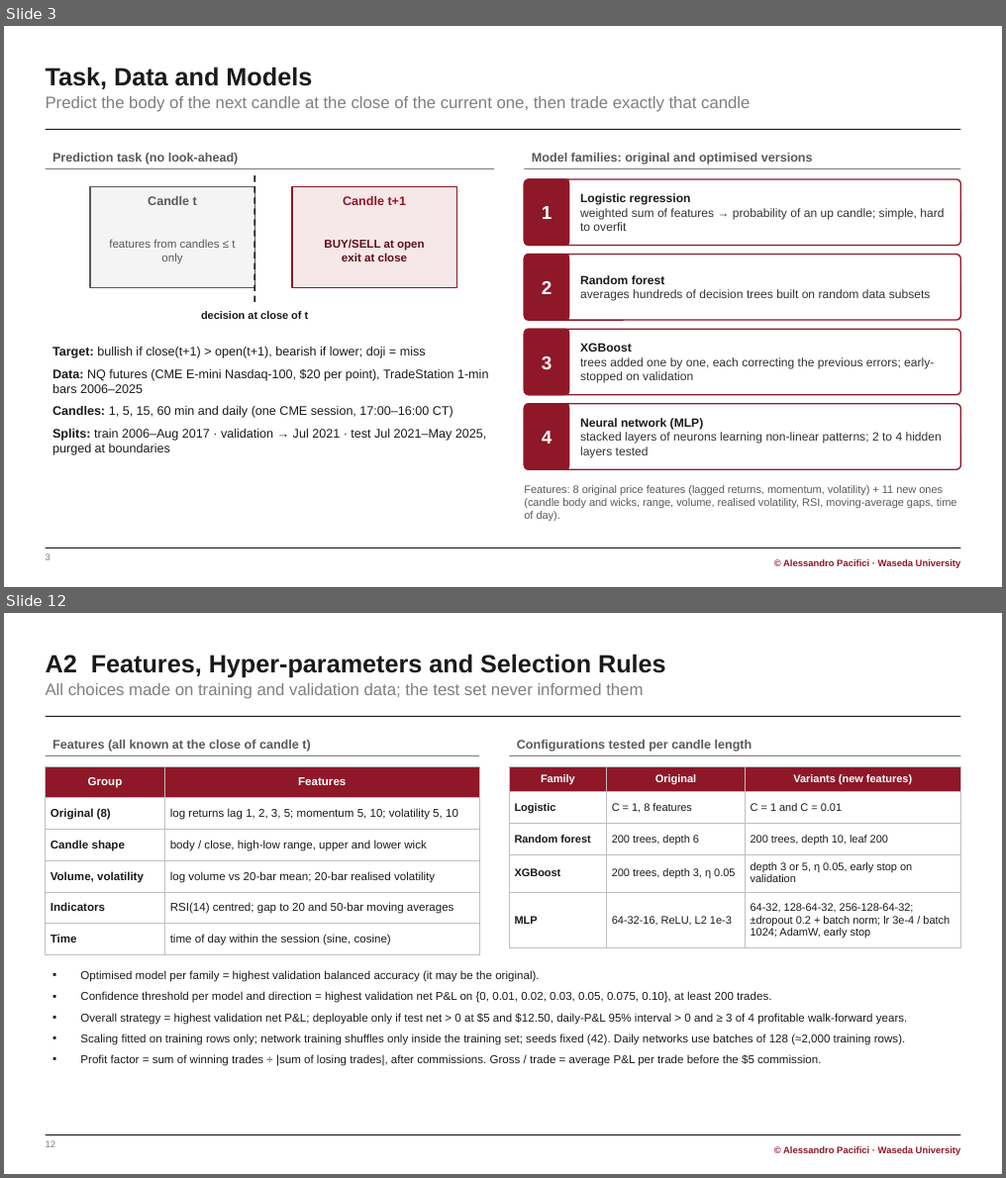
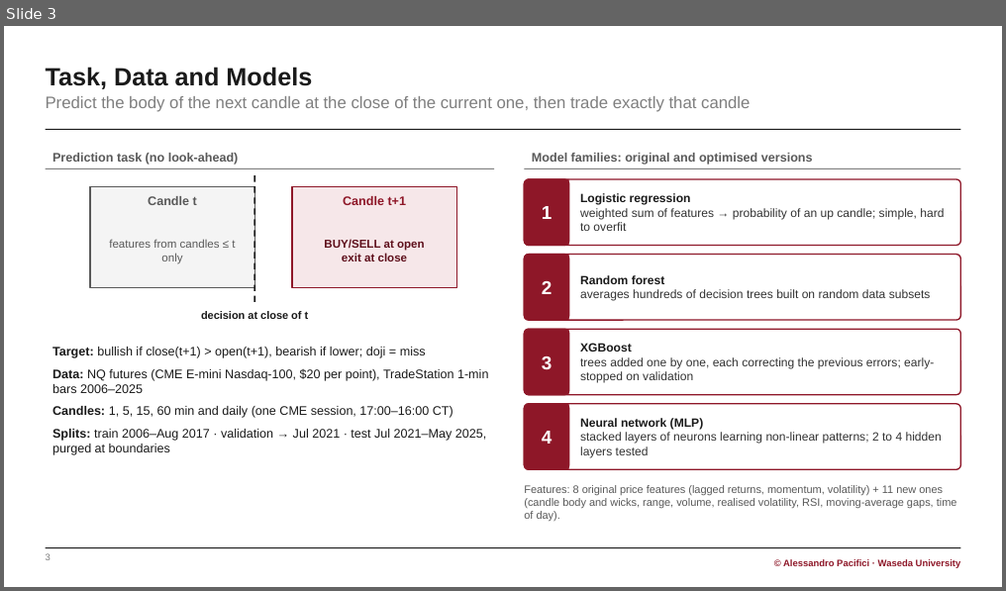
Before and after one commit to Paciooo/Project_ai_ML_bigdata, a slide deck: presentation/NQ_final_report.pptx. Shown one above the other, each under a label of ours: slides 3 and 12 before the commit, slide 3 after it; the slides between them are not shown. The pictures are 1006x1178 and 1006x591 pixels, drawn with LibreOffice and Linux fonts; fonts in the diff are those of the drawing. Boxes give left, top, right and bottom in pixels: in the first picture for what was removed or moved away, otherwise in the second. Text is boxed around its words. In the diff, an @@ line names an element or a change of style, - is before the commit and + after.

```diff
--- a/presentation/NQ_final_report.pptx
+++ b/presentation/NQ_final_report.pptx
@@ slide 12 removed at (x1=4, y1=613, x2=1002, y2=1174), background #FFFFFF; not listed: 3 template elements that a slide beside it also shows @@
@@ title removed at (x1=46, y1=654, x2=666, y2=678) @@
-A2 Features, Hyper-parameters and Selection Rules
@@ text removed at (x1=46, y1=683, x2=643, y2=699) @@
-All choices made on training and validation data; the test set never informed them
@@ line removed from (46, 756) to (479, 756) @@
@@ text removed at (x1=53, y1=740, x2=310, y2=752) @@
-Features (all known at the close of candle t)
@@ line removed from (509, 756) to (960, 756) @@
@@ text removed at (x1=517, y1=740, x2=752, y2=752) @@
-Configurations tested per candle length
@@ table removed at (x1=46, y1=766, x2=479, y2=950), 6 rows, 2 columns @@
-Group | Features
-Original (8) | log returns lag 1, 2, 3, 5; momentum 5, 10; volatility 5, 10
-Candle shape | body / close, high-low range, upper and lower wick
-Volume, volatility | log volume vs 20-bar mean; 20-bar realised volatility
-Indicators | RSI(14) centred; gap to 20 and 50-bar moving averages
-Time | time of day within the session (sine, cosine)
@@ table removed at (x1=509, y1=766, x2=960, y2=942), 5 rows, 3 columns @@
-Family | Original | Variants (new features)
-Logistic | C = 1, 8 features | C = 1 and C = 0.01
-Random forest | 200 trees, depth 6 | 200 trees, depth 10, leaf 200
-XGBoost | 200 trees, depth 3, η 0.05 | depth 3 or 5, η 0.05, early stop on validation
-MLP | 64-32-16, ReLU, L2 1e-3 | 64-32, 128-64-32, 256-128-64-32; ±dropout 0.2 + batch norm; lr 3e-4 / batch 1024; AdamW, early stop
@@ text removed at (x1=80, y1=970, x2=907, y2=1066) @@
-▪ Optimised model per family = highest validation balanced accuracy (it may be the original).
-▪ Confidence threshold per model and direction = highest validation net P&L on {0, 0.01, 0.02, 0.03, 0.05, 0.075, 0.10}, at least 200 trades.
-▪ Overall strategy = highest validation net P&L; deployable only if test net > 0 at $5 and $12.50, daily-P&L 95% interval > 0 and ≥ 3 of 4 profitable walk-forward years.
-▪ Scaling fitted on training rows only; network training shuffles only inside the training set; seeds fixed (42). Daily networks use batches of 128 (≈2,000 training rows).
-▪ Profit factor = sum of winning trades ÷ |sum of losing trades|, after commissions. Gross / trade = average P&L per trade before the $5 commission.
@@ page number removed at (x1=46, y1=1141, x2=56, y2=1148) @@
-12
```
Also in this commit, not shown: 7 slides changed, 6 other slides removed, 13 other files.
